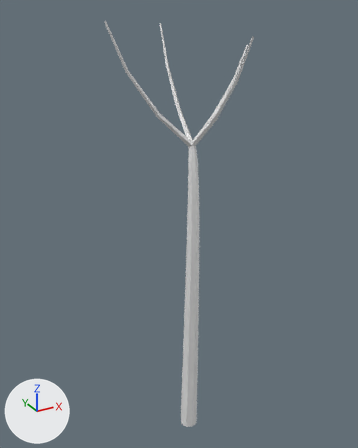
The OBJ model game/assets/models/plants/SM_Plant_CanopyTreeMature_Trunk.obj: old version first, new version second.
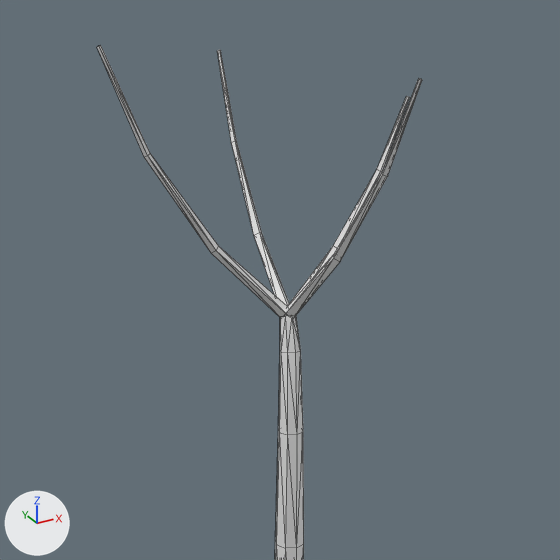
Old and new are each drawn whole from a 50 mm camera at (-18.0, -30.8, 35.9) aimed at (-0.4, 1.2, 19.9) and again close up on the part from 17% to 89% of the width and 0% to 58% of the height. The lights are fixed; the arrows at lower left show +X, +Y and +Z. The older version's two pictures come first. The close-ups show mesh edges as thin lines. Where no turn or scale is listed for an object, it has been applied to the vertices.

Script lines for the objects in view, before the commit:
```python
me_sm_plant_canopytreemature_trunk = bpy.data.meshes.new('SM_Plant_CanopyTreeMature_Trunk')
me_sm_plant_canopytreemature_trunk.from_pydata(...)  # 120 vertices, 206 faces; spans x -5.8..3.9, y -4.9..5.4, z 0.0..35.1
ob_sm_plant_canopytreemature_trunk = bpy.data.objects.new('SM_Plant_CanopyTreeMature_Trunk', me_sm_plant_canopytreemature_trunk)
ob_sm_plant_canopytreemature_trunk.location = (0.0, 0.0, 0.0)
```
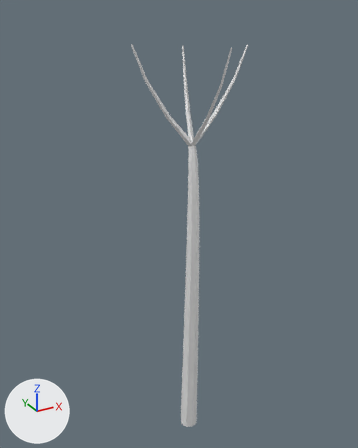
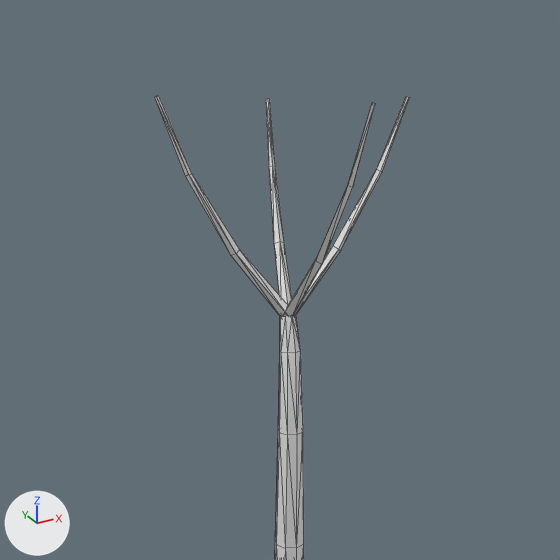
Location of each change, [x1, y1, x2, y2] in pixels of the close-ups (560 x 560 px; the box of a moved part takes in the faces that stretch with it):
'SM_Plant_CanopyTreeMature_Trunk', reshaped
    before: [97, 45, 422, 560]
    after: [155, 96, 410, 560]
part 1 of me_sm_plant_canopytreemature_trunk, moved or reshaped
    before: [284, 78, 422, 317]
    after: [283, 103, 375, 317]
part 2 of me_sm_plant_canopytreemature_trunk, moved or reshaped
    before: [97, 45, 289, 317]
    after: [155, 96, 292, 316]

The edits, one by one:
me_sm_plant_canopytreemature_trunk is used by ob_sm_plant_canopytreemature_trunk; location (0.0, 0.0, 0.0).
me_sm_plant_canopytreemature_trunk had 120 vertices, 206 faces and spanned x -5.8..3.9, y -4.9..5.4, z 0.0..35.1.
me_sm_plant_canopytreemature_trunk now has 120 vertices, 206 faces and spans x -4.0..3.9, y -4.3..3.4, z 0.0..33.6.
me_sm_plant_canopytreemature_trunk part 1: the loose piece of 16 vertices spanning x -0.2..1.5, y -4.9..0.0, z 26.4..34.2 is multiplied about its middle by the matrix ((0.87, 0.205, -0.002), (-0.204, 0.87, 0.034), (0.01, -0.032, 0.893)), then moved by (-0.6, 0.3, -0.3).
me_sm_plant_canopytreemature_trunk part 2: 24 of 120 vertices moved; they spanned x -5.8..0.4, y 0.3..5.4, z 28.8..35.1 and now span x -4.0..1.2, y 0.3..3.4, z 28.6..33.6; mean shift (1.0, -0.7, -0.8); largest move (0.4, 5.3, 34.7) -> (1.2, 3.4, 33.2).
